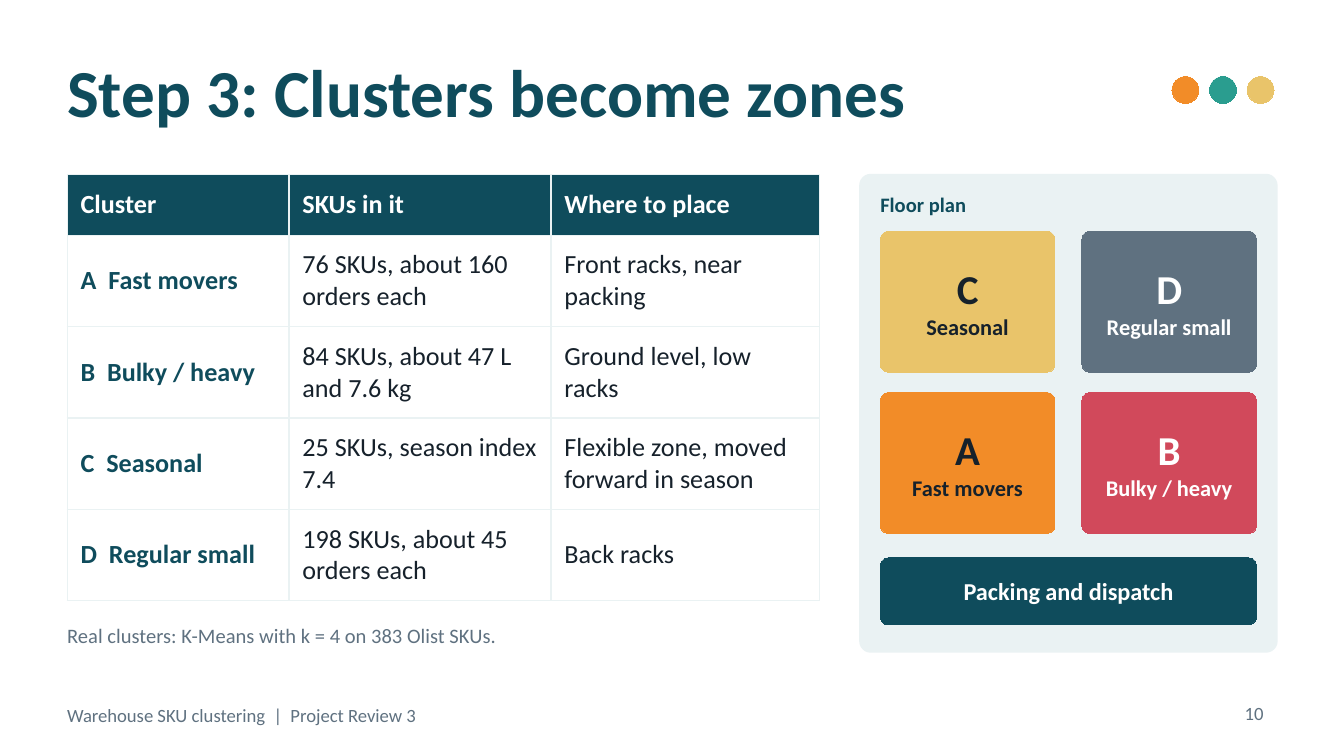
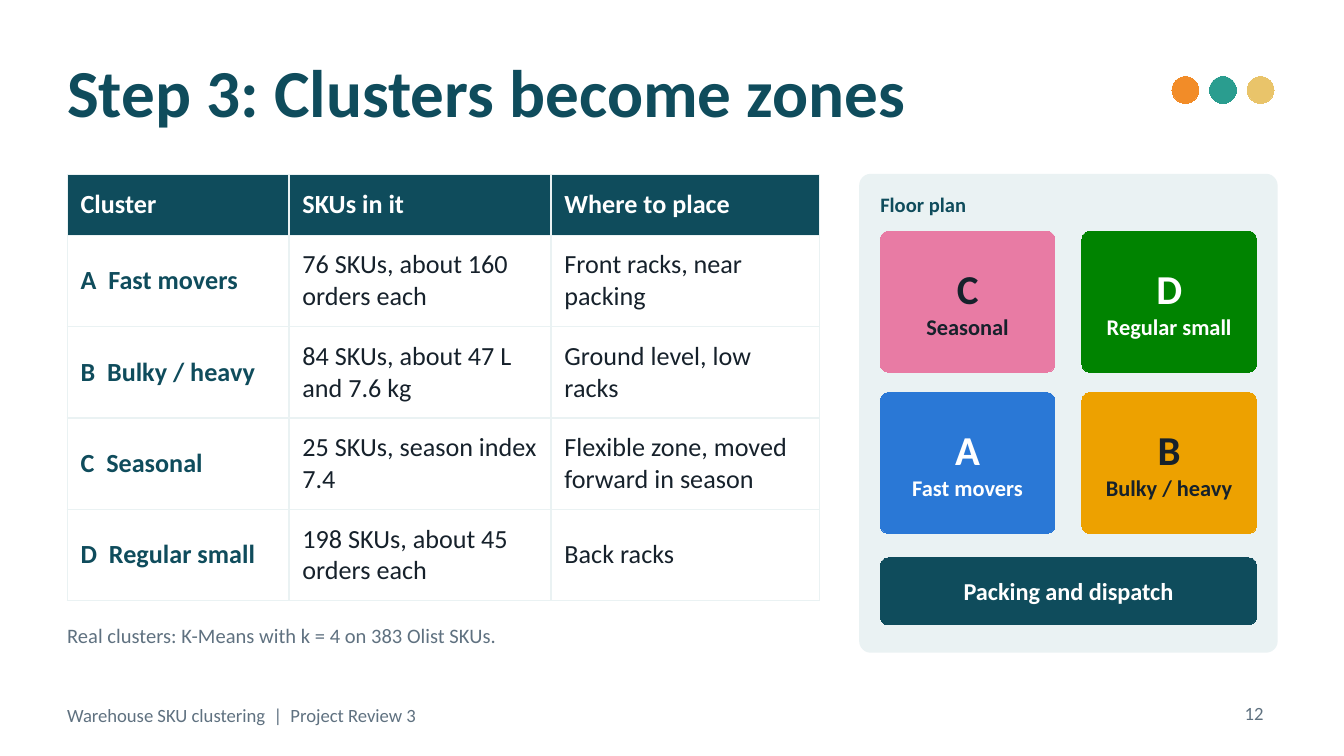
Before and after one commit to ZANYANBU/warehouse-sku-kmeans, a slide deck: slide 12 of slides/kmeans-sku-clustering.pptx (slide 10 before the commit). Drawn at 1344x756 pixels with LibreOffice and Linux fonts; fonts in the diff are those of the drawing. Boxes give left, top, right and bottom in pixels: in the first picture for what was removed or moved away, otherwise in the second. Text is boxed around its words. In the diff, an @@ line names an element or a change of style, - is before the commit and + after.

Commit message:
The graphs get slides of their own: 18 slides, and a script page for each
Six slides are new, each built from the notebook's run on the real data:
orders by month, the silhouette score beside the elbow's answer, the four
clusters in one picture (PCA), each cluster's averages, a seasonal SKU against
a fast mover month by month, and the aisle with the walk per pick. The floor
plan and every graph use one colour per cluster, the same four as the notebook.

The presentation script has a page for each of the 18 slides and a new split
of speakers, with the hand-over lines to match.

```diff
--- a/slides/kmeans-sku-clustering.pptx
+++ b/slides/kmeans-sku-clustering.pptx
@@ rounded rectangle "C" at [880, 231, 1055, 372]: fill #E9C46A to #E87BA4; outline #E9C46A 0.75 pt to #E87BA4 0.75 pt @@
@@ rounded rectangle "D" at [1082, 231, 1257, 372]: fill #5F7180 to #008300; outline #5F7180 0.75 pt to #008300 0.75 pt @@
@@ rounded rectangle "A" at [880, 392, 1055, 534]: text colour #16212B to #FFFFFF; fill #F28C28 to #2A78D6; outline #F28C28 0.75 pt to #2A78D6 0.75 pt @@
@@ rounded rectangle "B" at [1082, 392, 1257, 534]: text colour #FFFFFF to #16212B; fill #D1495B to #EDA100; outline #D1495B 0.75 pt to #EDA100 0.75 pt @@
@@ page number at [1245, 708, 1264, 720]: text changed @@
-10
+12
```
Also in this commit, not shown: 1 other slide changed, 6 slides added, 6 other files.
